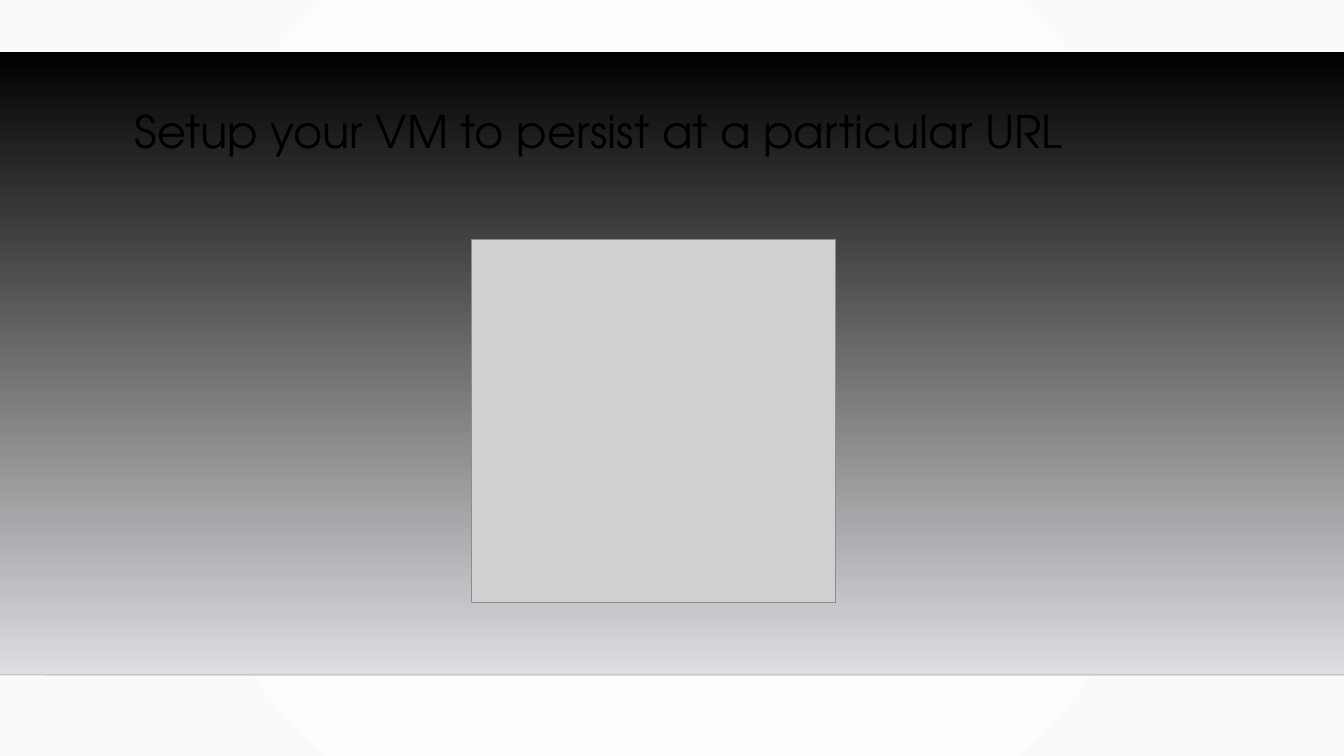
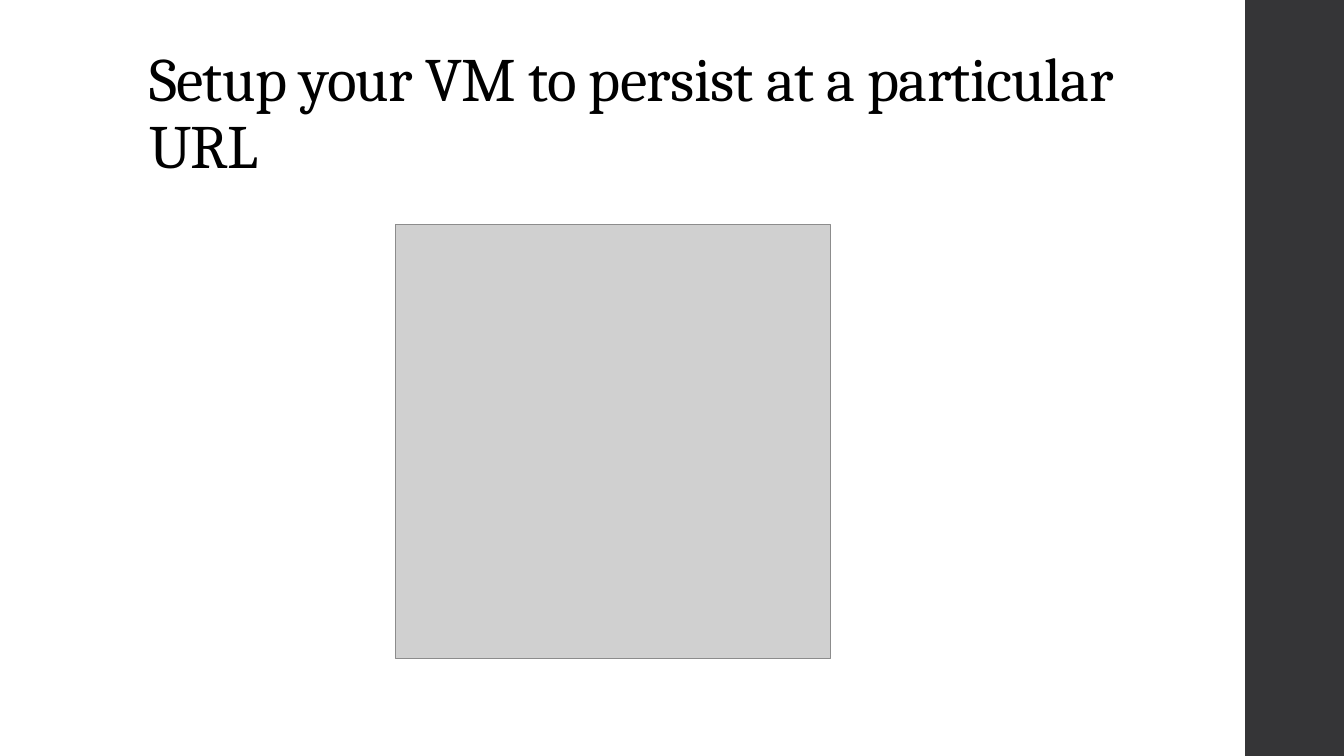
Before and after one commit to MGIS-UMN/GIS5577_week9, a slide deck: slide 21 of WebMapping_Backend.odp (slide 19 before the commit). Drawn at 1344x756 pixels with LibreOffice and Linux fonts; fonts in the diff are those of the drawing; grey boxes stand for pictures; background and template pictures are left out. Boxes give left, top, right and bottom in pixels: in the first picture for what was removed or moved away, otherwise in the second. Text is boxed around its words. In the diff, an @@ line names an element or a change of style, - is before the commit and + after.

```diff
--- a/WebMapping_Backend.odp
+++ b/WebMapping_Backend.odp
@@ background gradient #FFFFFF to #FAFAFA to #FFFFFF @@
@@ freeform shape added at box(1245, 0, 1344, 756), fill #353537 @@
@@ freeform shape removed at box(0, 51, 1344, 675) @@
@@ title "Setup your VM to persist ...": place and size @@
-title "Setup your VM to persist ..." at box(135, 95, 1062, 172)
+title "Setup your VM to persist ..." at box(149, 58, 1114, 169)
@@ title "Setup your VM to persist ..." at box(149, 58, 1114, 169): size 32 to 44 pt, font TeX Gyre Adventor to Cambria, letter spacing 0 to -0.5 pt; vertical alignment top to bottom @@
@@ picture: place and size @@
-picture at box(472, 239, 836, 602)
+picture at box(395, 225, 830, 658)
@@ line removed from (0, 675) to (1344, 675) @@
```
Also in this commit, not shown: 17 other slides changed, 3 slides added, 1 slide removed, 1 other file.
